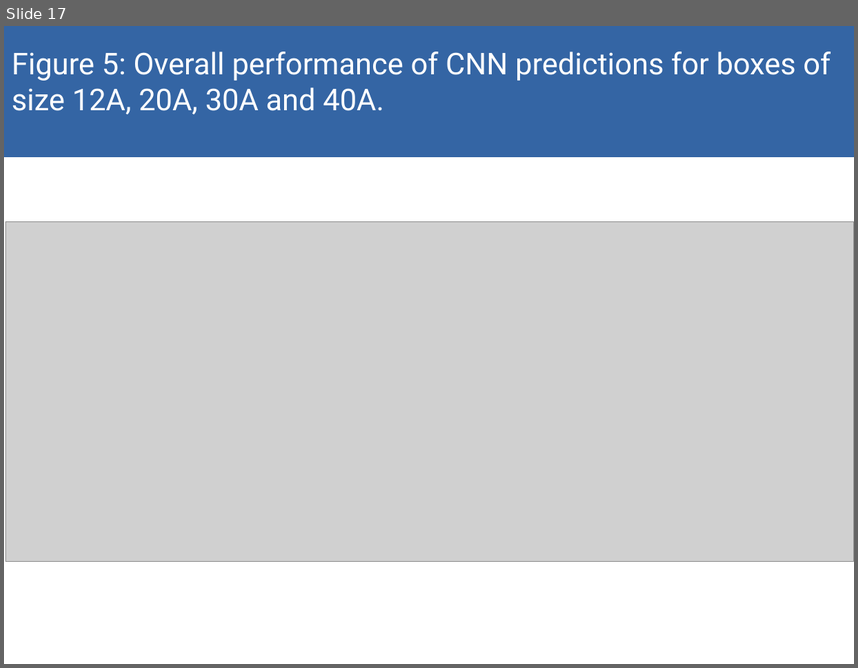
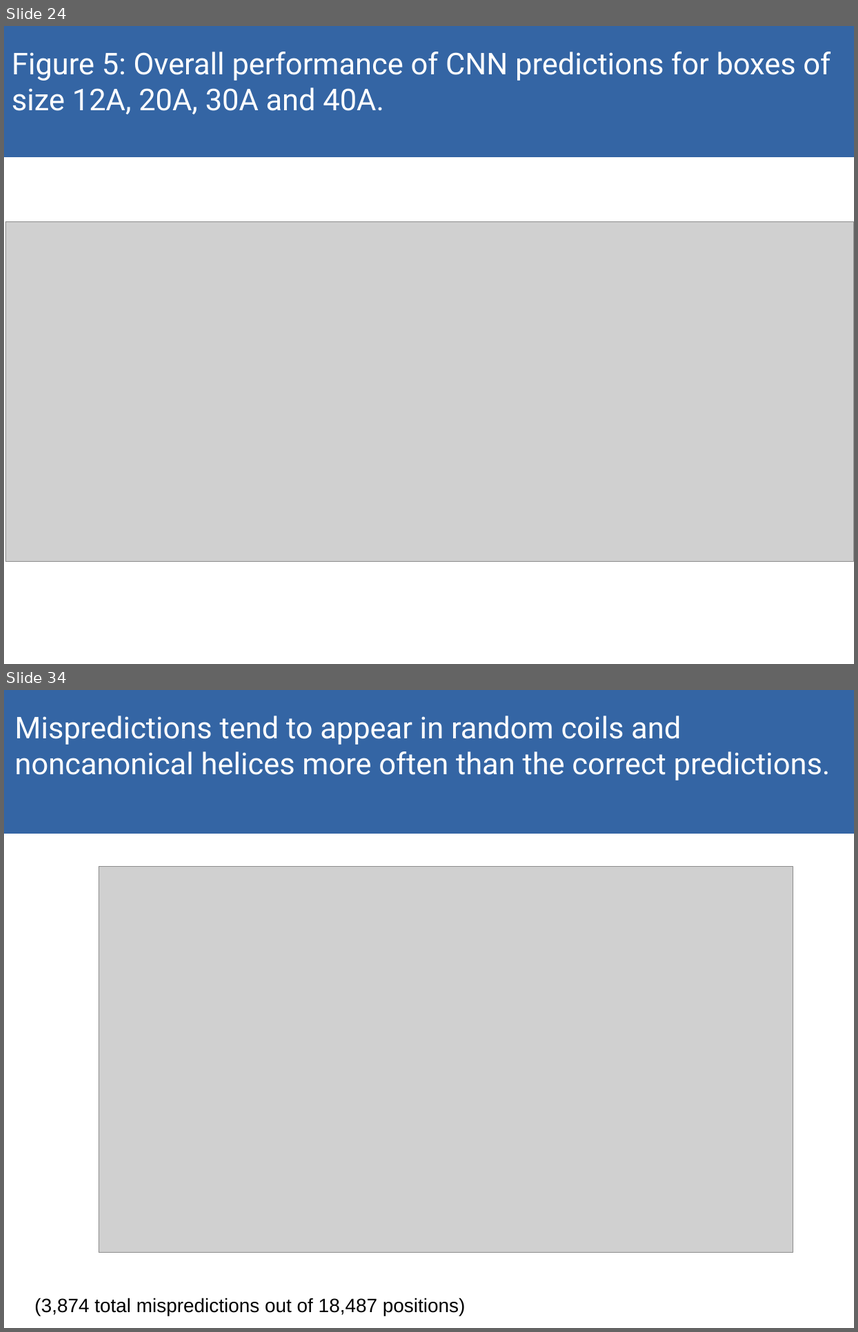
Before and after one commit to akulikova64/CNN_protein_landscape, a slide deck: present_7_2_21.odp. Shown one above the other, each under a label of ours: slide 17 before the commit, slides 24 and 34 after it; the slides between them are not shown. The pictures are 858x668 and 858x1332 pixels, drawn with LibreOffice and Linux fonts; fonts in the diff are those of the drawing; grey boxes stand for pictures. Boxes give left, top, right and bottom in pixels: in the first picture for what was removed or moved away, otherwise in the second. Text is boxed around its words. In the diff, an @@ line names an element or a change of style, - is before the commit and + after.

```diff
--- a/present_7_2_21.odp
+++ b/present_7_2_21.odp
@@ slide 34 added at [4, 690, 854, 1328], background #FFFFFF @@
@@ rectangle added at [4, 690, 854, 834], fill #3465A4, outline #3465A4 0 pt @@
@@ text added at [15, 716, 831, 780], 28 pt, text #FFFFFF @@
+Mispredictions tend to appear in random coils and noncanonical helices more often than the correct predictions.
@@ picture added at [99, 866, 793, 1252] @@
@@ text added at [34, 1297, 466, 1315], 18 pt, text #000000 @@
+(3,874 total mispredictions out of 18,487 positions)
@@ what was slide 17 is now slide 24 @@
```
Also in this commit, not shown: 14 slides changed, 26 other slides added, 16 slides removed, 10 other files.
